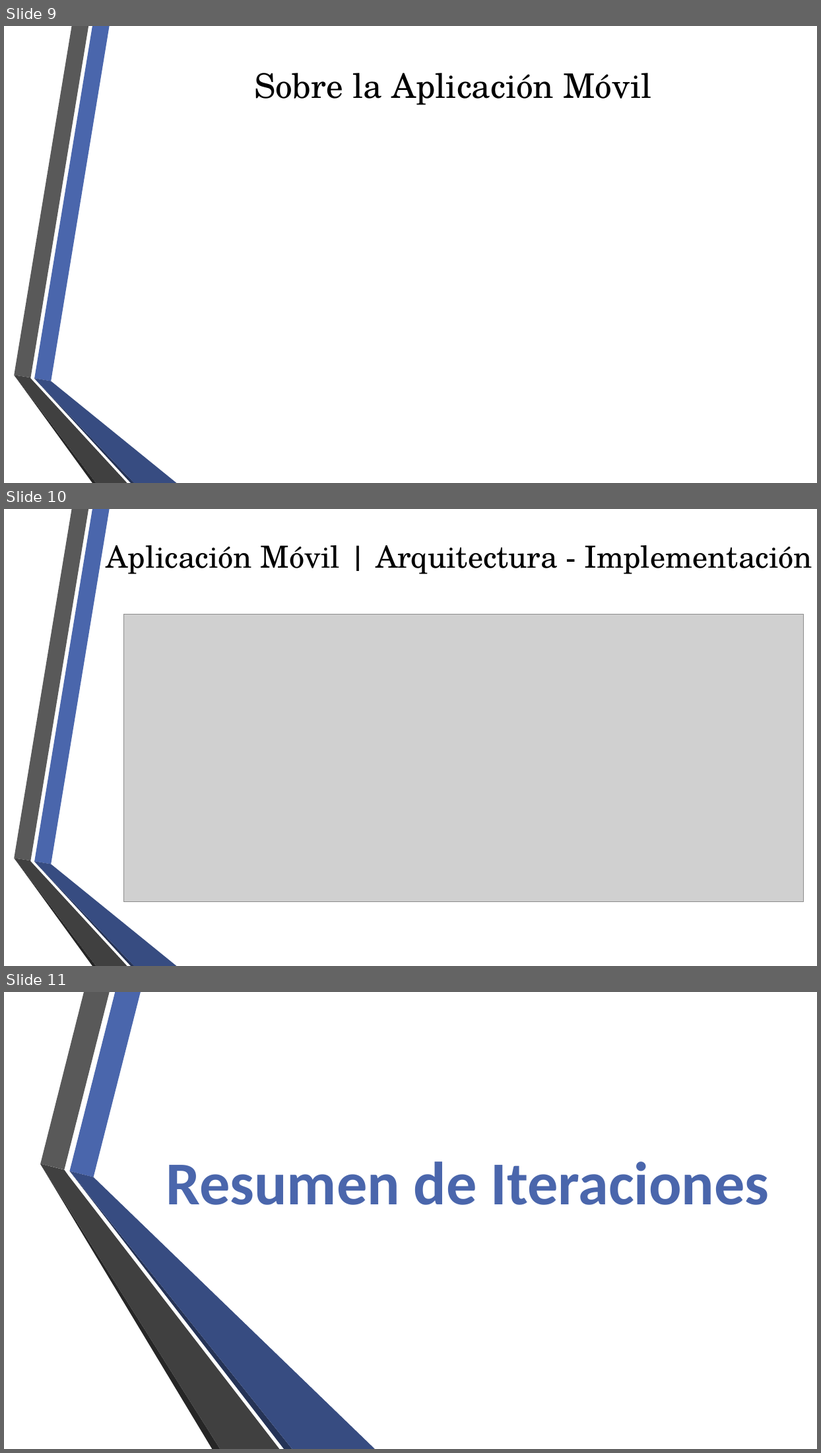
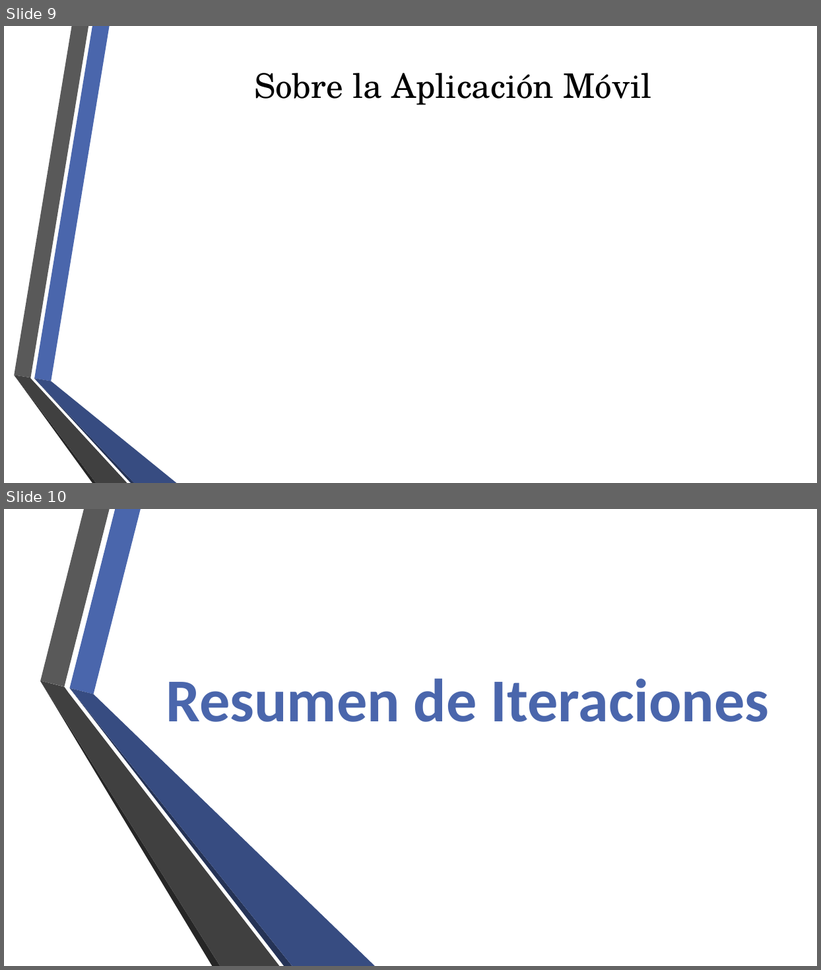
Before and after one commit to fge23/Sistema-VASPA, a slide deck: Presentaciones/Presentación VASPA - Diciembre 2020 - Examen Final/Presentación VASPA - Diciembre 2020 - Examen Final.pptx. Shown one above the other, each under a label of ours: slides 9, 10 and 11 before the commit, slides 9 and 10 after it. The pictures are 821x1453 and 821x970 pixels, drawn with LibreOffice and Linux fonts; fonts in the diff are those of the drawing; grey boxes stand for pictures; background and template pictures are left out. Boxes give left, top, right and bottom in pixels: in the first picture for what was removed or moved away, otherwise in the second. Text is boxed around its words. In the diff, an @@ line names an element or a change of style, - is before the commit and + after.

```diff
--- a/Presentaciones/Presentación VASPA - Diciembre 2020 - Examen Final/Presentación VASPA - Diciembre 2020 - Examen Final.pptx
+++ b/Presentaciones/Presentación VASPA - Diciembre 2020 - Examen Final/Presentación VASPA - Diciembre 2020 - Examen Final.pptx
@@ slide 10 removed at (x1=4, y1=509, x2=817, y2=966), background picture (left out); not listed: 6 template elements that a slide beside it also shows @@
@@ title removed at (x1=106, y1=545, x2=812, y2=574) @@
-Aplicación Móvil | Arquitectura - Implementación
@@ picture removed at (x1=123, y1=615, x2=803, y2=902) @@
@@ what was slide 11 is now slide 10 @@
```
Also in this commit, not shown: 5 slides changed, 2 slides added, 2 other slides removed.
